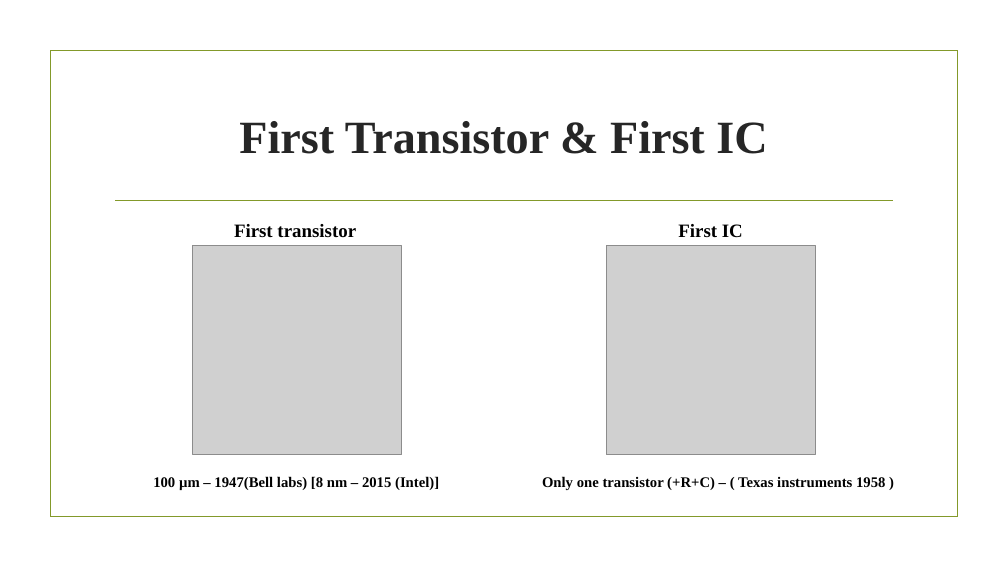
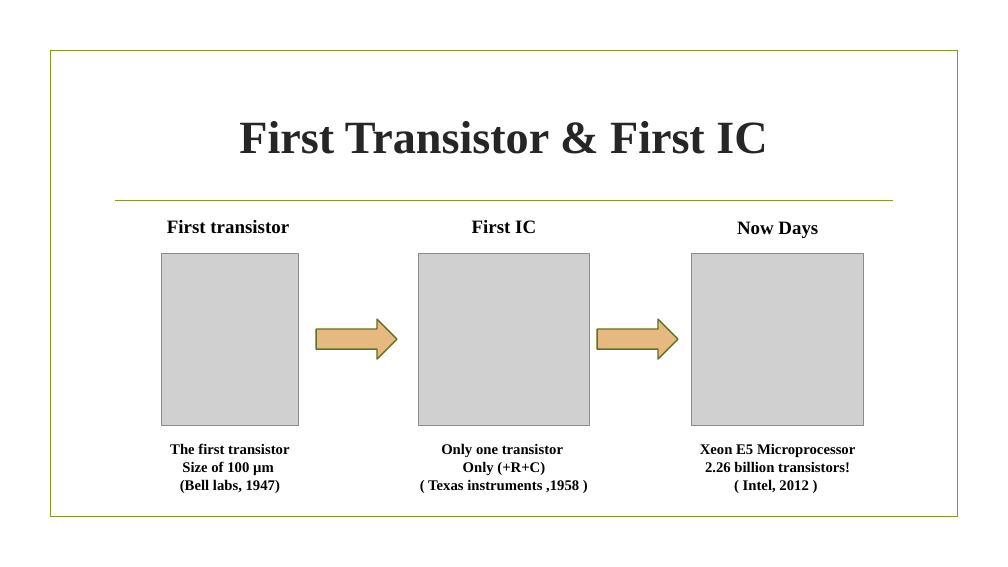
Before and after one commit to abubakr3800/GP-presentaion, a slide deck: slide 2 of VGA presentation [GP 22-23].pptx. Drawn at 1008x567 pixels with LibreOffice and Linux fonts; fonts in the diff are those of the drawing; grey boxes stand for pictures; background and template pictures are left out. Boxes give left, top, right and bottom in pixels: in the first picture for what was removed or moved away, otherwise in the second. Text is boxed around its words. In the diff, an @@ line names an element or a change of style, - is before the commit and + after.

Commit message:
VGA presentation

```diff
--- a/VGA presentation [GP 22-23].pptx
+++ b/VGA presentation [GP 22-23].pptx
@@ text "First transistor": place and size @@
-text "First transistor" at (234,224,356,237)
+text "First transistor" at (167,220,289,233)
@@ text "First IC": place and size @@
-text "First IC" at (678,224,743,238)
+text "First IC" at (472,220,536,233)
@@ text added at (737,221,818,238), 18 pt, text #000000, bold @@
+Now Days
@@ picture added at (162,253,299,425) @@
@@ picture removed at (193,246,402,454) @@
@@ picture: place and size @@
-picture at (606,246,815,454)
+picture at (418,253,590,425)
@@ picture added at (692,253,864,425) @@
@@ right arrow added at (316,319,397,359), fill #E6B980, outline #61711F 1.25 pt @@
@@ right arrow added at (597,319,678,359), fill #E6B980, outline #61711F 1.25 pt @@
@@ text at (170,443,289,493): text changed @@
-100 µm – 1947(Bell labs) [8 nm – 2015 (Intel)]
+The first transistor
+Size of 100 µm
+(Bell labs, 1947)
@@ text at (428,443,579,492): text changed @@
-Only one transistor (+R+C) – ( Texas instruments 1958 )
+Only one transistor
+Only (+R+C)
+( Texas instruments ,1958 )
@@ text added at (700,444,855,492), 14 pt, text #000000, bold @@
+Xeon E5 Microprocessor
+2.26 billion transistors!
+( Intel, 2012 )
```
Also in this commit, not shown: 4 other slides changed.
